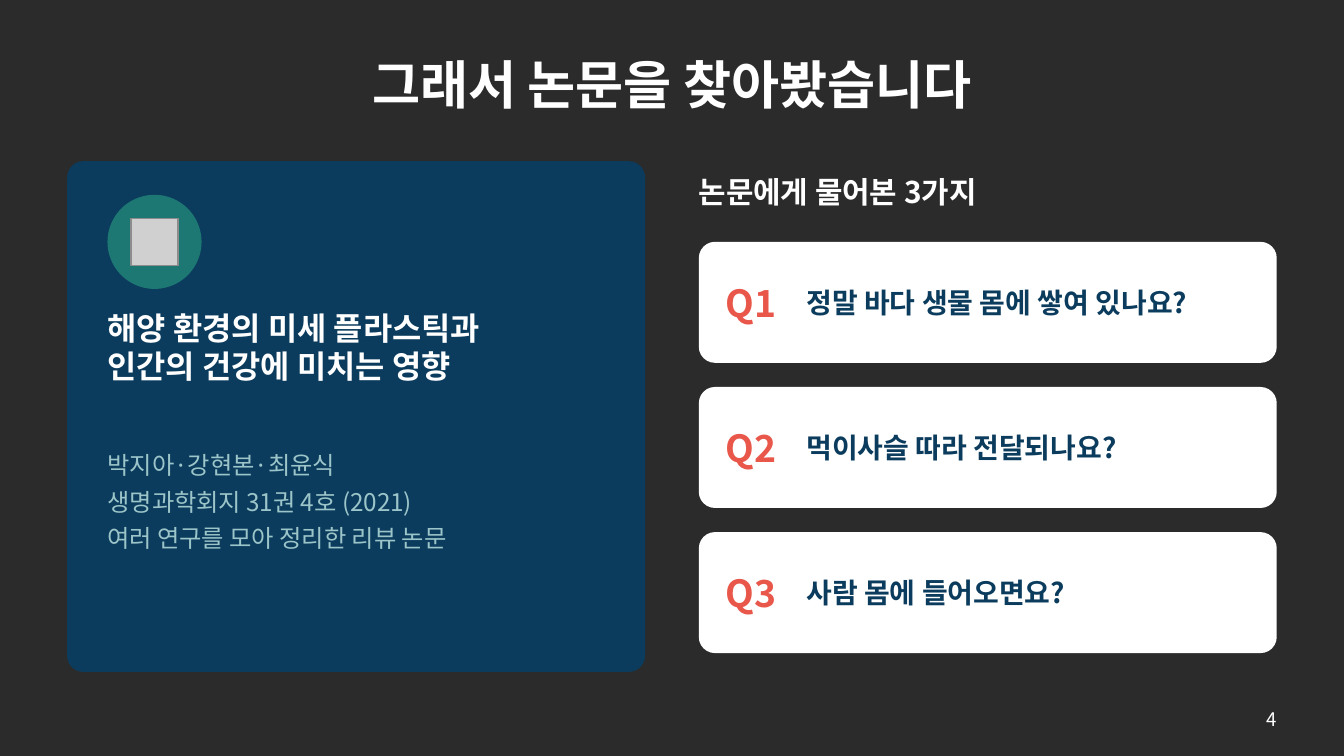
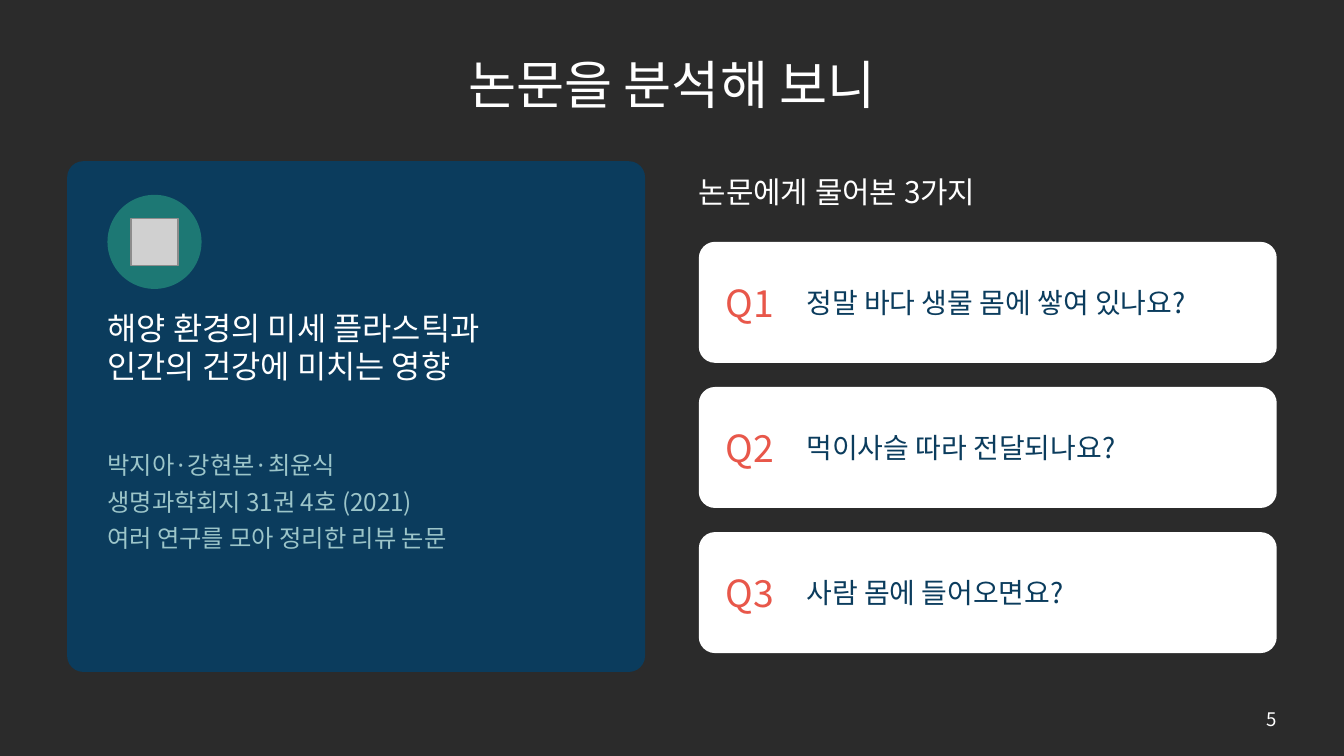
Before and after one commit to packsunjin/Graph, a slide deck: slide 5 of reports/미세플라스틱_발표_10605_박선진.pptx (slide 4 before the commit). Drawn at 1344x756 pixels with LibreOffice and Linux fonts; fonts in the diff are those of the drawing; grey boxes stand for pictures; background and template pictures are left out; a plain dark background stands for a picture behind light text. Boxes give left, top, right and bottom in pixels: in the first picture for what was removed or moved away, otherwise in the second. Text is boxed around its words. In the diff, an @@ line names an element or a change of style, - is before the commit and + after.

```diff
--- a/reports/미세플라스틱_발표_10605_박선진.pptx
+++ b/reports/미세플라스틱_발표_10605_박선진.pptx
@@ title at <box>468,60,876,108</box>: text changed; bold off @@
-그래서 논문을 찾아봤습니다
+논문을 분석해 보니
@@ bold off in 8 elements at <box>107,313,479,381</box>, <box>699,178,975,206</box>, <box>726,289,774,324</box>, <box>806,290,1186,316</box>, <box>726,434,774,469</box>, <box>806,434,1115,461</box>, <box>726,579,774,614</box>, <box>806,580,1064,606</box> @@
@@ page number at <box>1267,712,1277,727</box>: text changed @@
-4
+5
```
Also in this commit, not shown: 13 other slides changed, 2 slides added, 1 other file.
